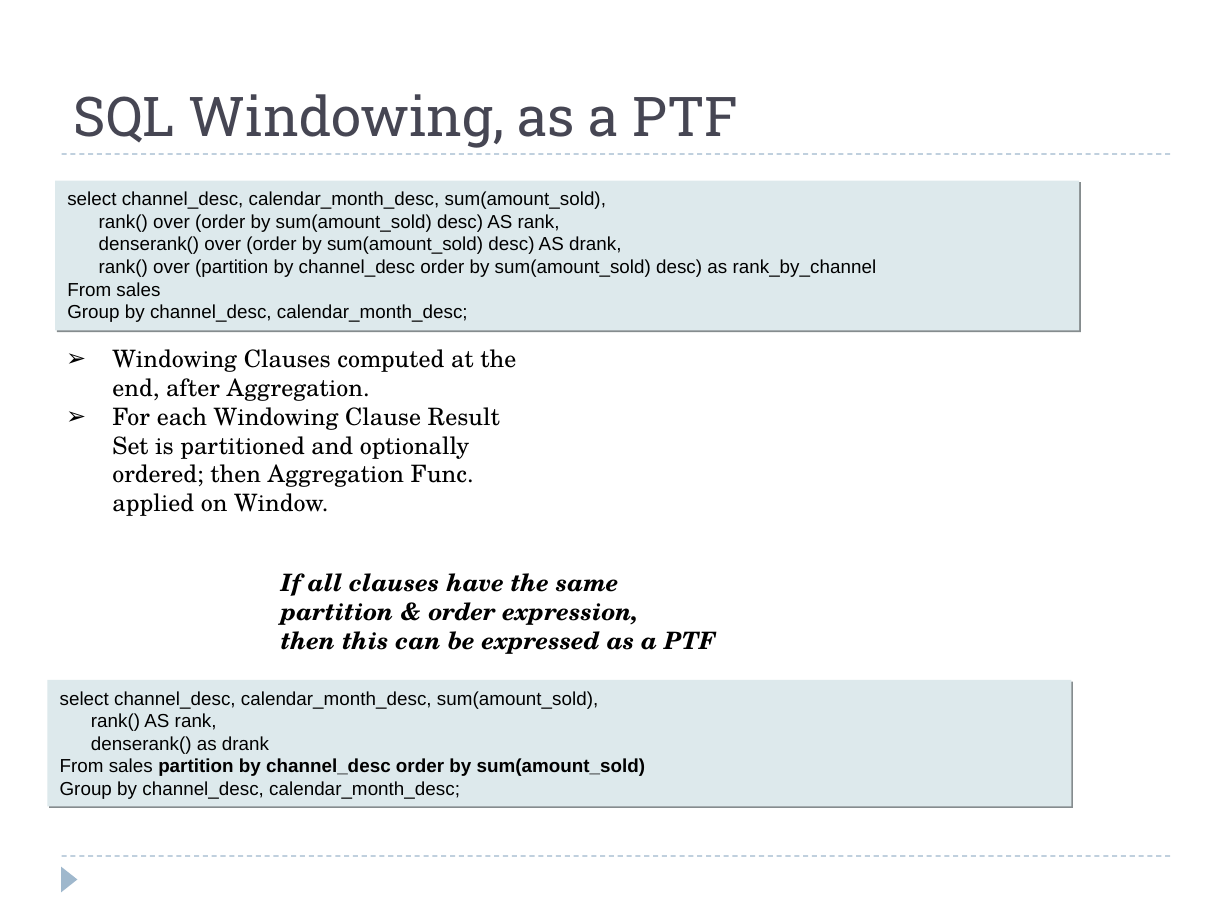
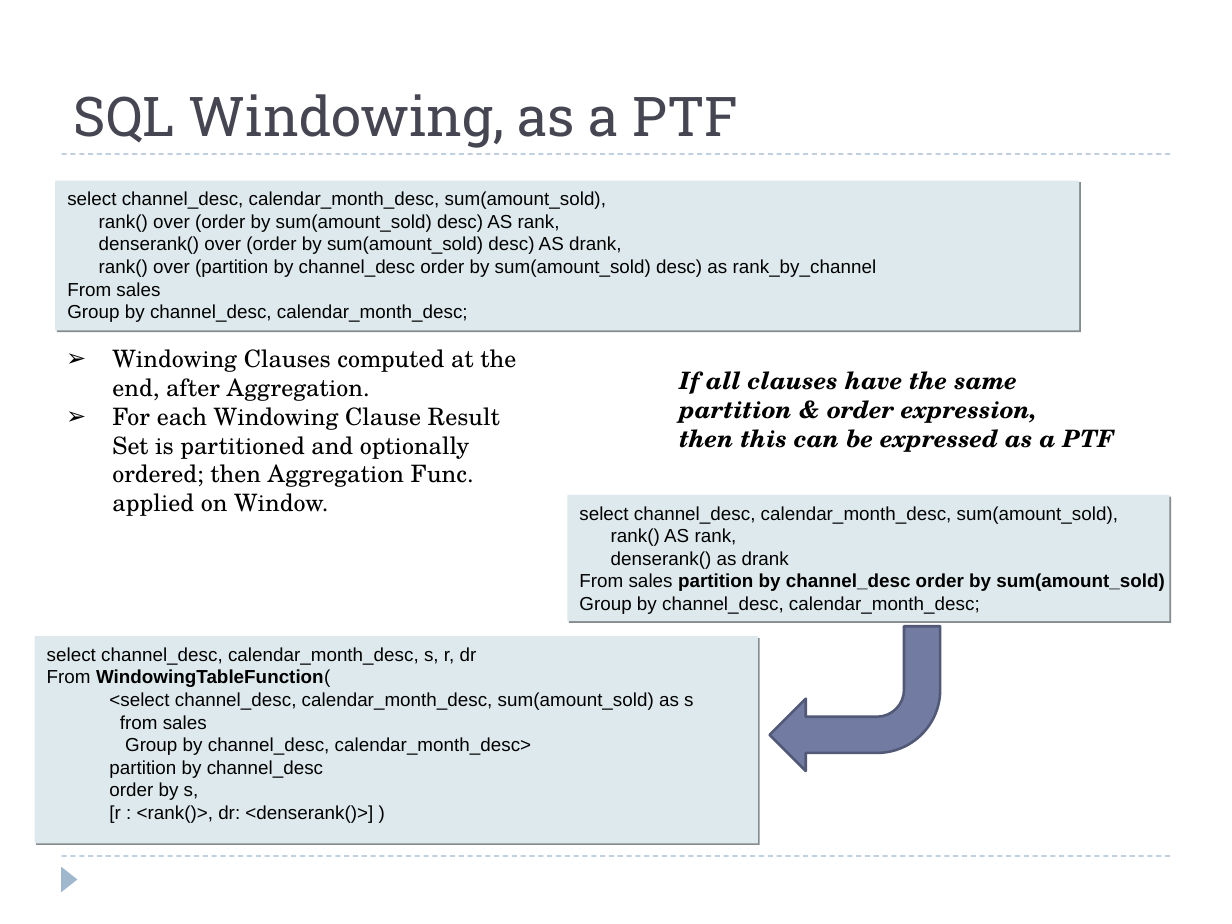
Before and after one commit to hbutani/SQLWindowing, a slide deck: slide 9 of docs/SQW.ppt (slide 8 before the commit). Drawn at 1232x924 pixels with LibreOffice and Linux fonts; fonts in the diff are those of the drawing. Boxes give left, top, right and bottom in pixels: in the first picture for what was removed or moved away, otherwise in the second. Text is boxed around its words. In the diff, an @@ line names an element or a change of style, - is before the commit and + after.

```diff
--- a/docs/SQW.ppt
+++ b/docs/SQW.ppt
@@ text "If all clauses have the ...": place and size @@
-text "If all clauses have the ..." at [281,573,716,654]
+text "If all clauses have the ..." at [679,371,1115,452]
@@ rectangle "select channel_desc, calendar_month_desc, sum(amount_sold),": place and size @@
-rectangle "select channel_desc, calendar_month_desc, sum(amount_sold)," at [48,680,1072,807]
+rectangle "select channel_desc, calendar_month_desc, sum(amount_sold)," at [567,495,1169,622]
@@ freeform shape added at [770,626,941,771], fill #727CA3, outline #525977 1.5 pt @@
@@ rectangle added at [34,636,758,843], fill #DDE9EC, 11 pt, text #000000 @@
+select channel_desc, calendar_month_desc, s, r, dr
+From WindowingTableFunction(
+<select channel_desc, calendar_month_desc, sum(amount_sold) as s
+from sales
+Group by channel_desc, calendar_month_desc>
+partition by channel_desc
+order by s,
+[r : <rank()>, dr: <denserank()>] )
```
Also in this commit, not shown: 14 other slides changed, 8 slides added, 6 slides removed.
